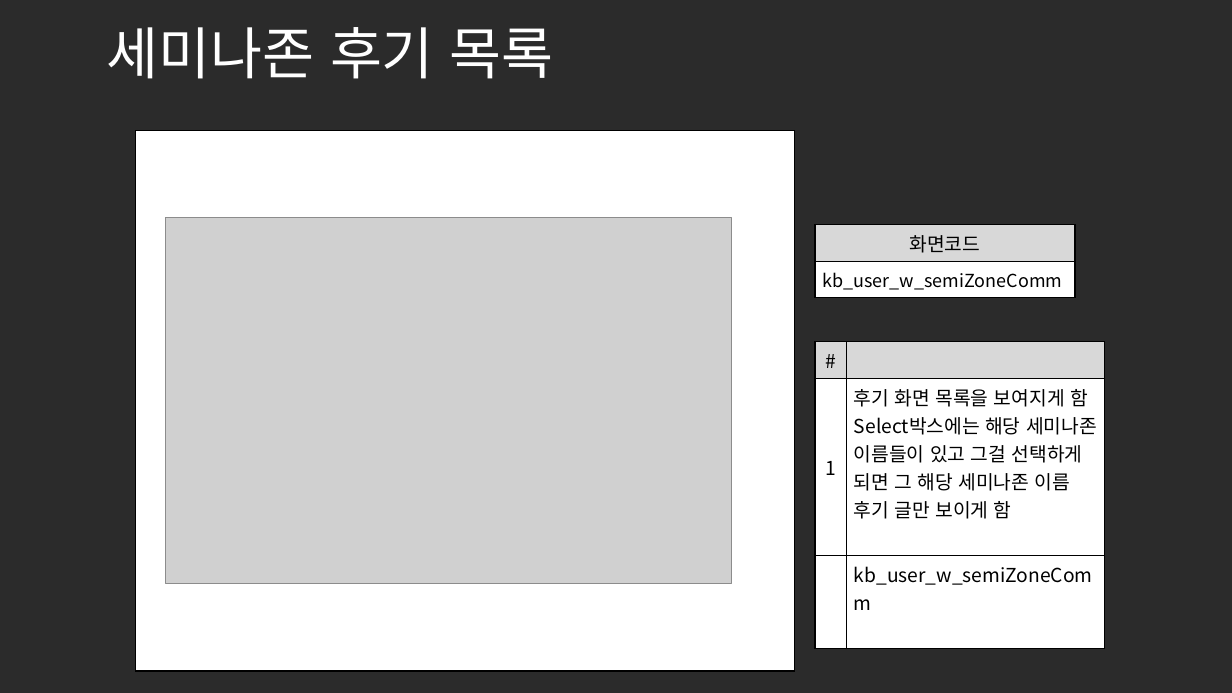
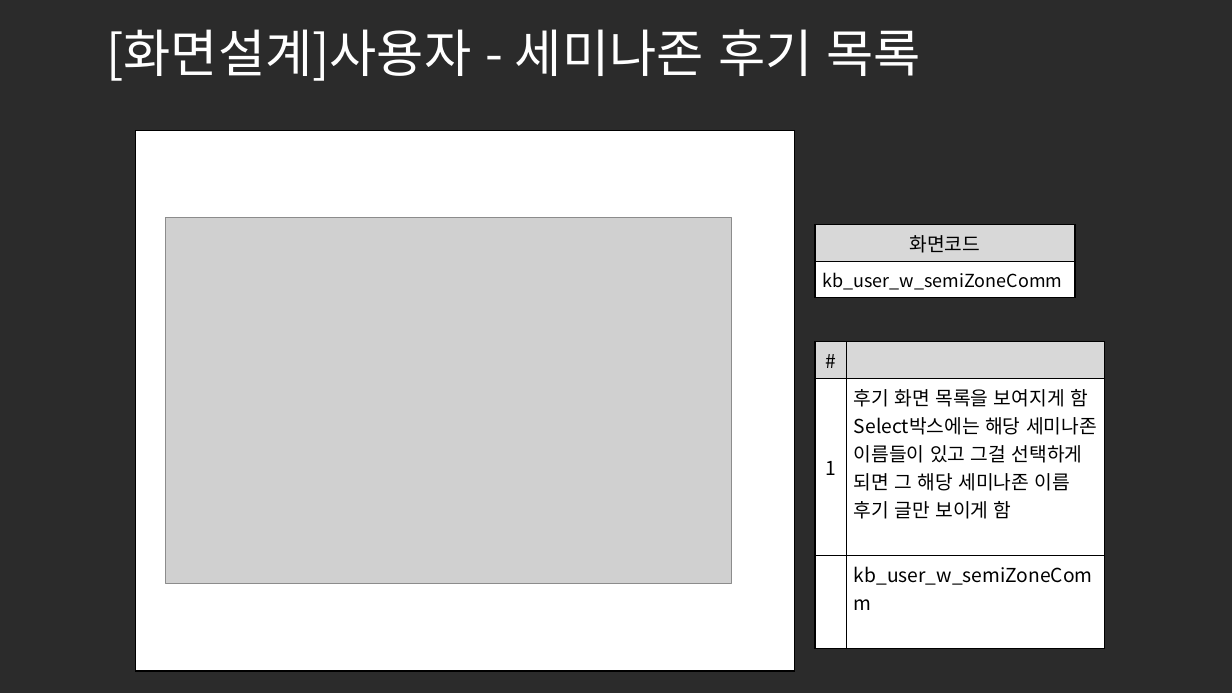
Before and after one commit to ezenteam2/e-Zone, a slide deck: slide 11 of 0 발표용 파워포인트/project05 - 파워포인트 종합 - 기범.pptx. Drawn at 1232x693 pixels with LibreOffice and Linux fonts; fonts in the diff are those of the drawing; grey boxes stand for pictures; background and template pictures are left out; a plain dark background stands for a picture behind light text. Boxes give left, top, right and bottom in pixels: in the first picture for what was removed or moved away, otherwise in the second. Text is boxed around its words. In the diff, an @@ line names an element or a change of style, - is before the commit and + after.

```diff
--- a/0 발표용 파워포인트/project05 - 파워포인트 종합 - 기범.pptx
+++ b/0 발표용 파워포인트/project05 - 파워포인트 종합 - 기범.pptx
@@ title at box(106, 29, 921, 81): text changed; size 44 to 40 pt @@
-세미나존 후기 목록
+[화면설계]사용자 - 세미나존 후기 목록
```
Also in this commit, not shown: 16 other slides changed.
